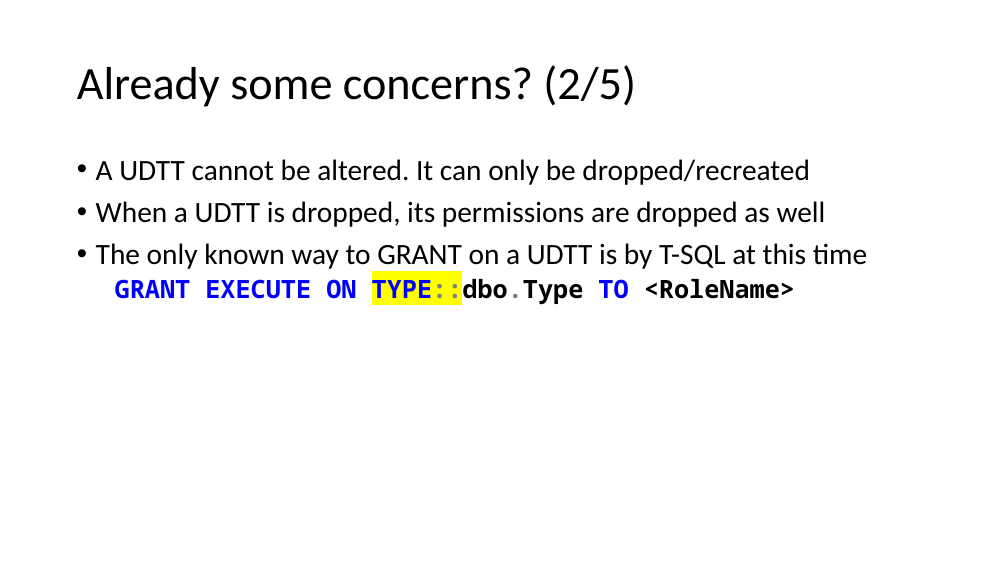
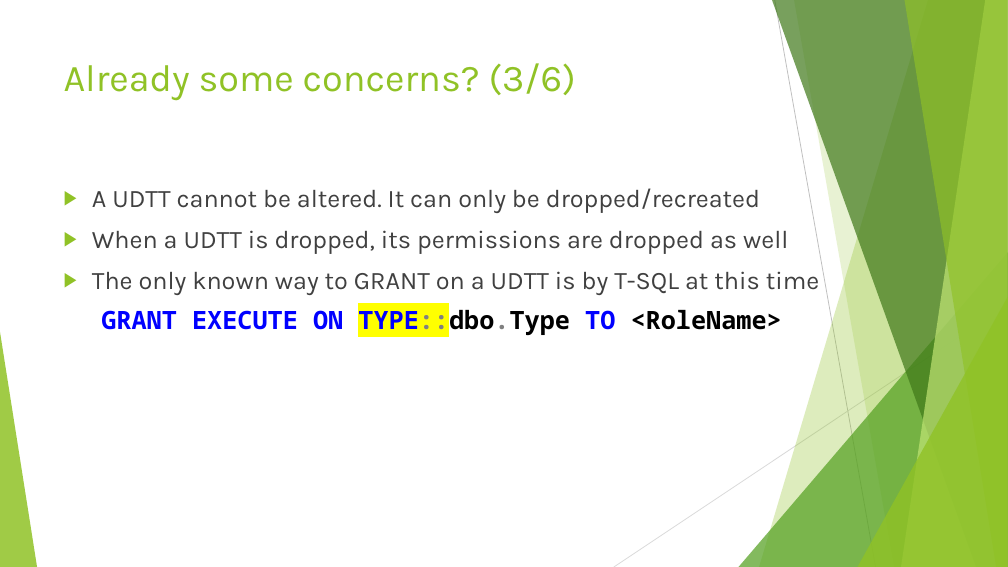
Before and after one commit to jbfoushee/MyPresentations, a slide deck: slide 15 of Datatables_and_Dataframes_to_SQL_Procs/User-defined Table Types.pptx. Drawn at 1008x567 pixels with LibreOffice and Linux fonts; fonts in the diff are those of the drawing. Boxes give left, top, right and bottom in pixels: in the first picture for what was removed or moved away, otherwise in the second. Text is boxed around its words. In the diff, an @@ line names an element or a change of style, - is before the commit and + after.

```diff
--- a/Datatables_and_Dataframes_to_SQL_Procs/User-defined Table Types.pptx
+++ b/Datatables_and_Dataframes_to_SQL_Procs/User-defined Table Types.pptx
@@ title "Already some concerns? (3/6)" at <box>64,63,576,101</box>: vertical alignment middle to top @@
@@ title at <box>64,63,576,101</box>: text changed; size 44 to 36 pt; font Calibri to Karla; text colour #000000 to #90C226 @@
-Already some concerns? (2/5)
+Already some concerns? (3/6)
@@ text "A UDTT cannot be altered. ...": place and size @@
-text "A UDTT cannot be altered. ..." at <box>96,159,867,304</box>
+text "A UDTT cannot be altered. ..." at <box>92,188,819,336</box>
@@ text "A UDTT cannot be altered. ..." at <box>92,188,819,336</box>: size 28 to 24 pt, font Calibri to Karla, text colour #000000 to #404040 in "A UDTT cannot be altered. It can ...", "When a UDTT is dropped, its permissions ...", "The only known way to GRANT on ..."; bullet • to ▶; line spacing 0.9 to 1; more space between paragraphs @@
@@ group added at <box>0,0,1008,567</box>: 5 freeform shapes, 3 triangles, 2 lines @@
```
Also in this commit, not shown: 17 other slides changed, 1 slide added, 1 slide removed.
